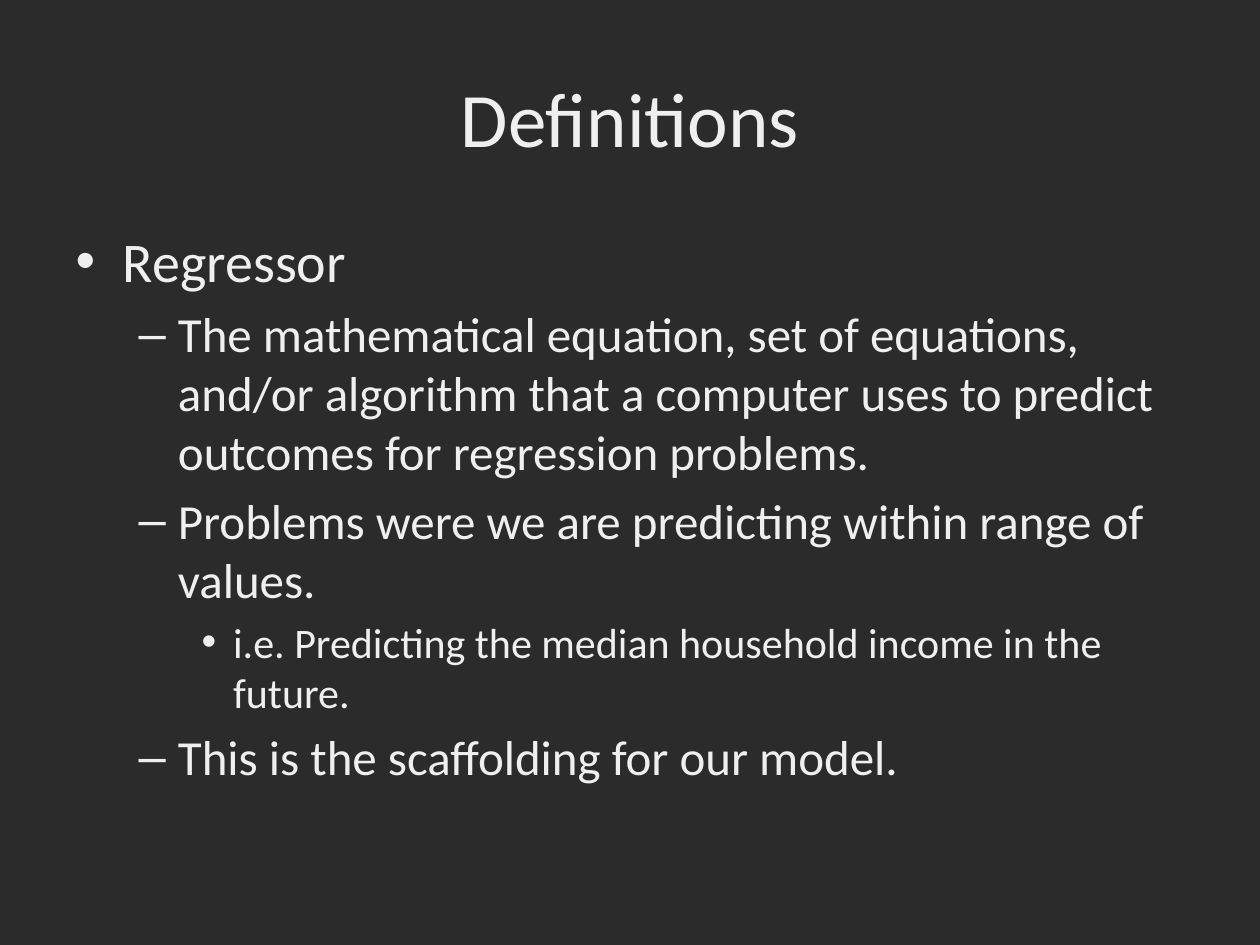
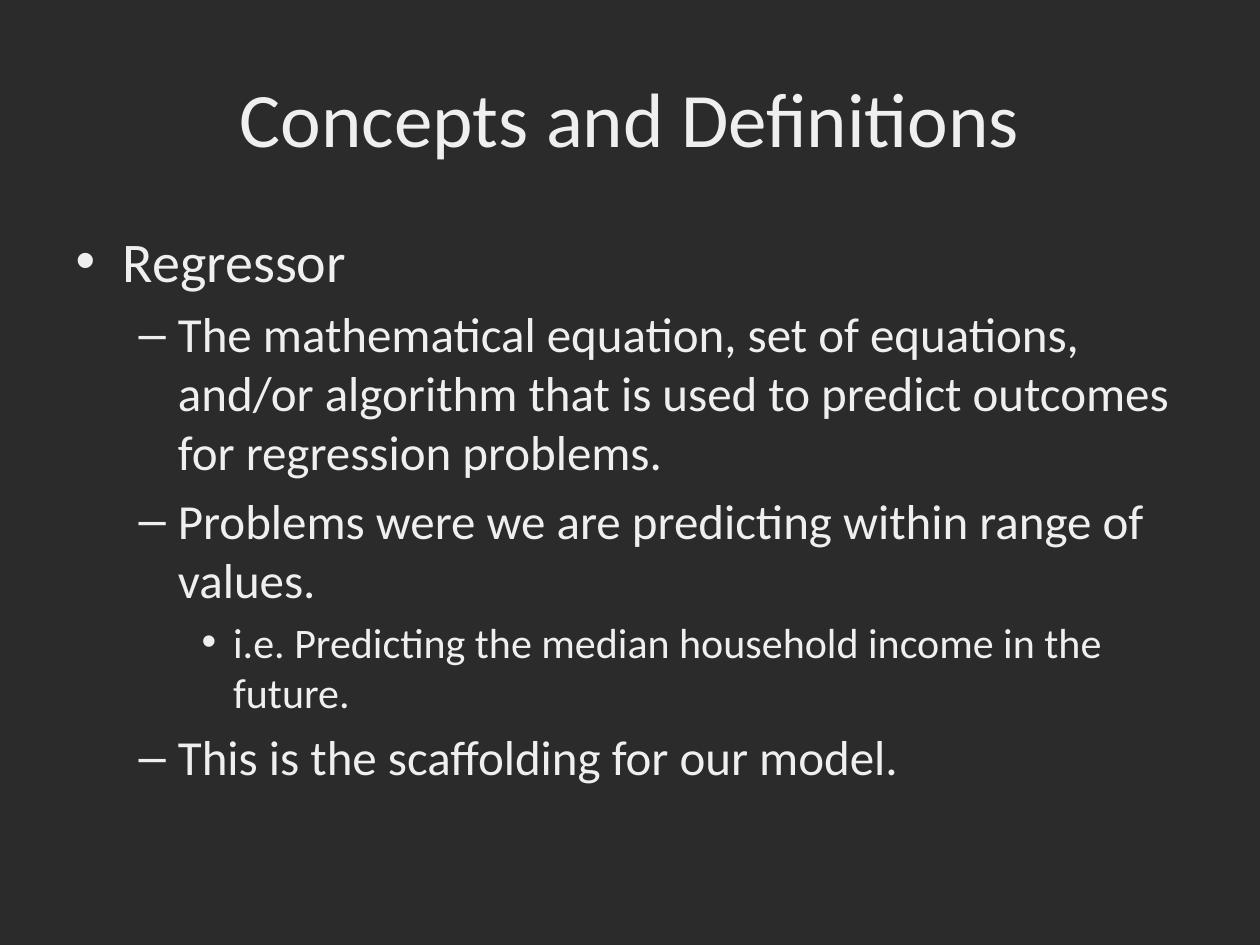
Before and after one commit to dbowmans46/PracticalProgramming, a slide deck: slide 6 of Session 7 - Python/Instructional Material/Session 7 - Python Brief Intro to Machine Learning with Scikit Learn.pptx (slide 5 before the commit). Drawn at 1260x945 pixels with LibreOffice and Linux fonts; fonts in the diff are those of the drawing; background and template pictures are left out; a plain dark background stands for a picture behind light text. Boxes give left, top, right and bottom in pixels: in the first picture for what was removed or moved away, otherwise in the second. Text is boxed around its words. In the diff, an @@ line names an element or a change of style, - is before the commit and + after.

Commit message:
Fixed typos, updated style, added underfitting and overfitting concepts.

```diff
--- a/Session 7 - Python/Instructional Material/Session 7 - Python Brief Intro to Machine Learning with Scikit Learn.pptx
+++ b/Session 7 - Python/Instructional Material/Session 7 - Python Brief Intro to Machine Learning with Scikit Learn.pptx
@@ title at [240, 93, 1019, 160]: text changed @@
-Definitions
+Concepts and Definitions
@@ text at [178, 318, 1169, 479]: text changed @@
-  – The mathematical equation, set of equations, and/or algorithm that a computer uses to predict outcomes for regression problems.
+  – The mathematical equation, set of equations, and/or algorithm that is used to predict outcomes for regression problems.
```
Also in this commit, not shown: 16 other slides changed, 6 slides added.
